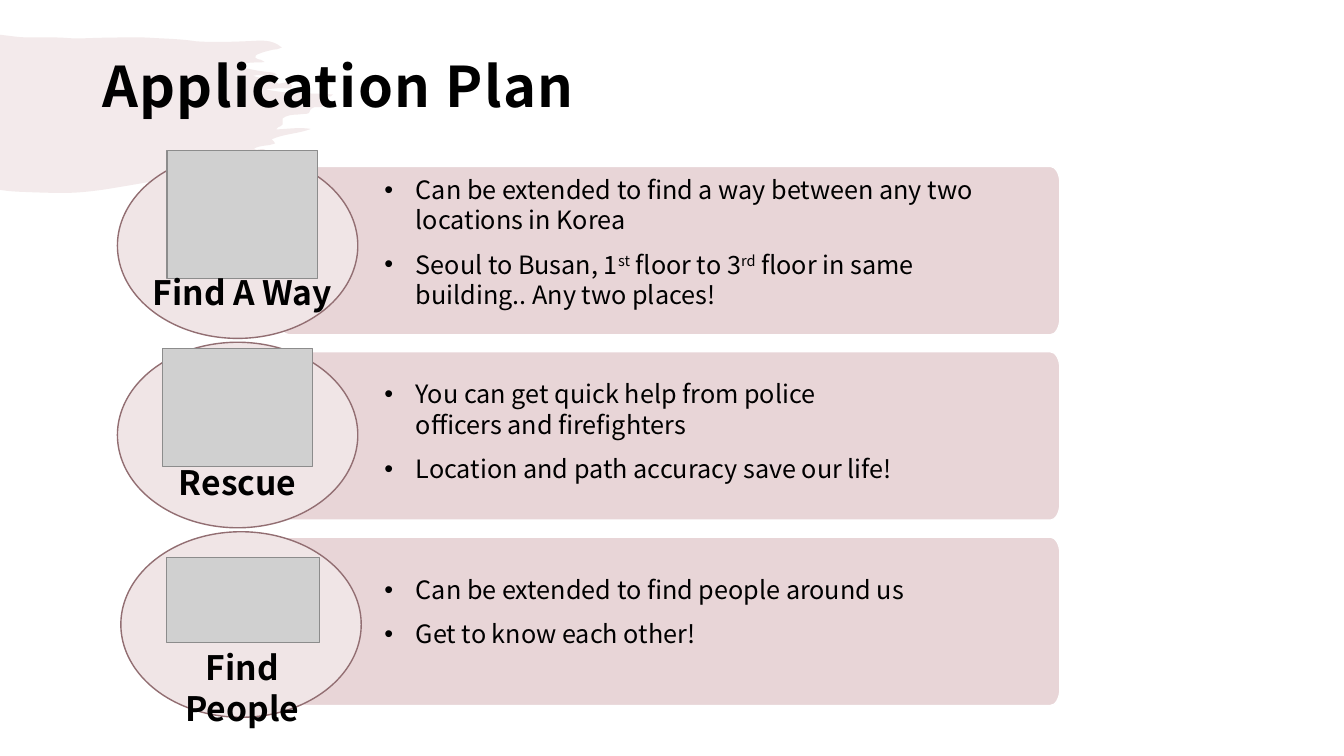
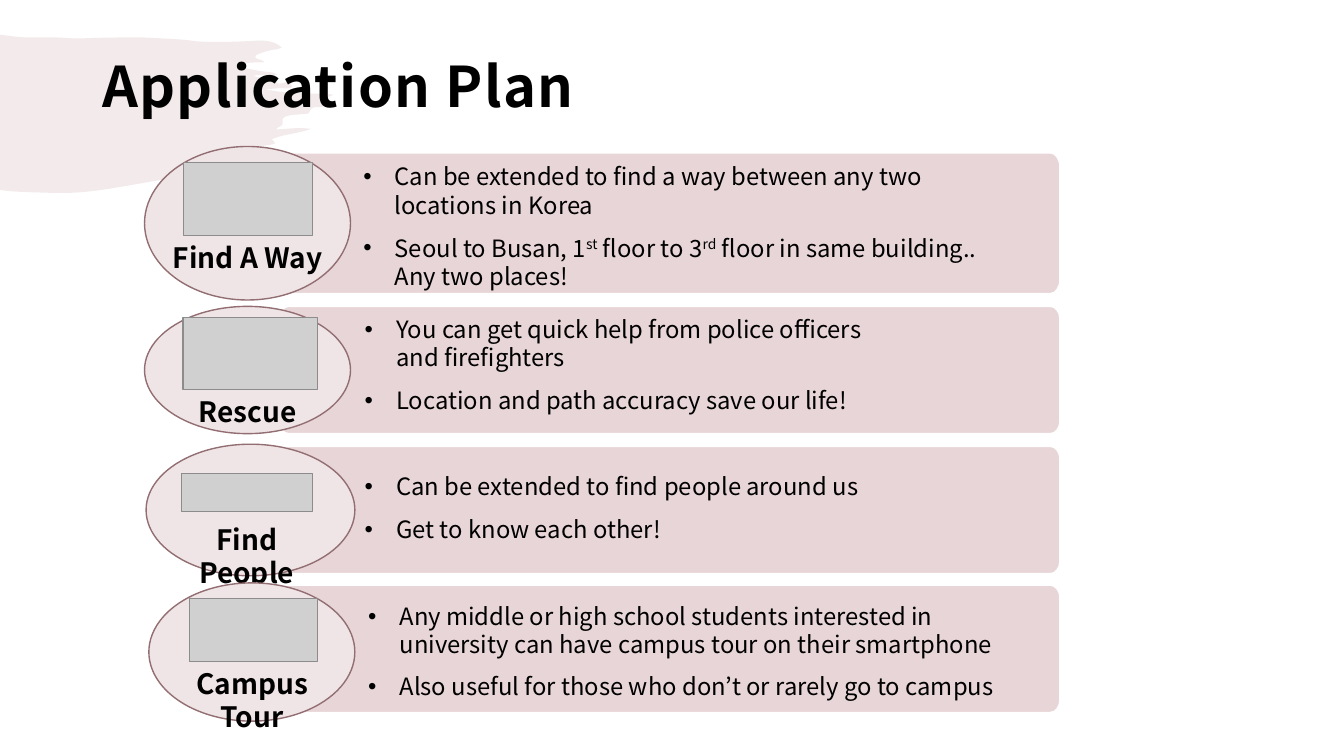
Before and after one commit to droongma/2021spring_41class_team13, a slide deck: slide 2 of plan_effect.pptx. Drawn at 1344x756 pixels with LibreOffice and Linux fonts; fonts in the diff are those of the drawing; grey boxes stand for pictures. Boxes give left, top, right and bottom in pixels: in the first picture for what was removed or moved away, otherwise in the second. Text is boxed around its words. In the diff, an @@ line names an element or a change of style, - is before the commit and + after.

Commit message:
plan&effect 홍보효과 추가

```diff
--- a/plan_effect.pptx
+++ b/plan_effect.pptx
@@ ellipse resized from (x1=117, y1=153, x2=357, y2=339) to (x1=144, y1=146, x2=350, y2=299) @@
@@ picture resized from (x1=167, y1=150, x2=318, y2=279) to (x1=184, y1=162, x2=313, y2=236) @@
@@ freeform shape resized from (x1=279, y1=166, x2=1061, y2=335) to (x1=279, y1=153, x2=1061, y2=294) @@
@@ text "Can be extended to find ..." moved from (x1=416, y1=178, x2=973, y2=310) to (x1=395, y1=165, x2=976, y2=291) @@
@@ text "Find A Way" moved from (x1=153, y1=271, x2=332, y2=315) to (x1=173, y1=245, x2=322, y2=276) @@
@@ ellipse resized from (x1=117, y1=343, x2=357, y2=528) to (x1=144, y1=307, x2=350, y2=434) @@
@@ picture resized from (x1=162, y1=348, x2=313, y2=467) to (x1=184, y1=318, x2=319, y2=389) @@
@@ freeform shape resized from (x1=279, y1=352, x2=1061, y2=520) to (x1=279, y1=307, x2=1061, y2=434) @@
@@ text "You can get quick help ..." moved from (x1=416, y1=382, x2=892, y2=484) to (x1=396, y1=318, x2=861, y2=415) @@
@@ text "Rescue" moved from (x1=179, y1=466, x2=296, y2=496) to (x1=199, y1=401, x2=297, y2=430) @@
@@ ellipse resized from (x1=121, y1=532, x2=361, y2=718) to (x1=146, y1=445, x2=355, y2=577) @@
@@ freeform shape resized from (x1=279, y1=537, x2=1061, y2=706) to (x1=279, y1=447, x2=1061, y2=574) @@
@@ picture resized from (x1=167, y1=558, x2=321, y2=642) to (x1=181, y1=474, x2=313, y2=512) @@
@@ size 18 to 17 pt in 3 elements at (x1=395, y1=165, x2=976, y2=291), (x1=396, y1=318, x2=861, y2=415), (x1=396, y1=475, x2=859, y2=539) @@
@@ text "Can be extended to find ..." moved from (x1=416, y1=578, x2=904, y2=644) to (x1=396, y1=475, x2=859, y2=539) @@
@@ size 24 to 20 pt in 3 elements at (x1=173, y1=245, x2=322, y2=276), (x1=199, y1=401, x2=297, y2=430), (x1=199, y1=527, x2=294, y2=591) @@
@@ text "Find People" moved from (x1=185, y1=652, x2=299, y2=729) to (x1=199, y1=527, x2=294, y2=591) @@
@@ ellipse added at (x1=149, y1=583, x2=355, y2=721), fill #F0E5E6, outline #926F73 1 pt @@
@@ picture added at (x1=190, y1=599, x2=319, y2=661) @@
@@ freeform shape added at (x1=279, y1=586, x2=1061, y2=713), fill #E8D5D7, outline #FFFFFF 1 pt @@
@@ text added at (x1=400, y1=606, x2=994, y2=701), 17 pt, text #000000 @@
+• Any middle or high school students interested in university can have campus tour on their smartphone
+• Also useful for those who don’t or rarely go to campus
@@ text added at (x1=196, y1=673, x2=308, y2=728), 20 pt, text #000000, bold @@
+Campus Tour
```
Also in this commit, not shown: 1 other slide changed.
